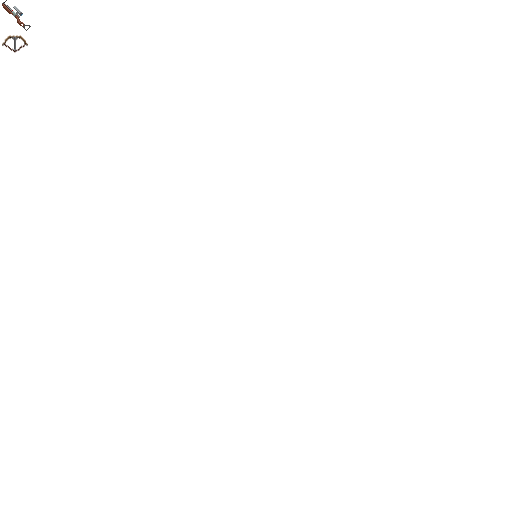
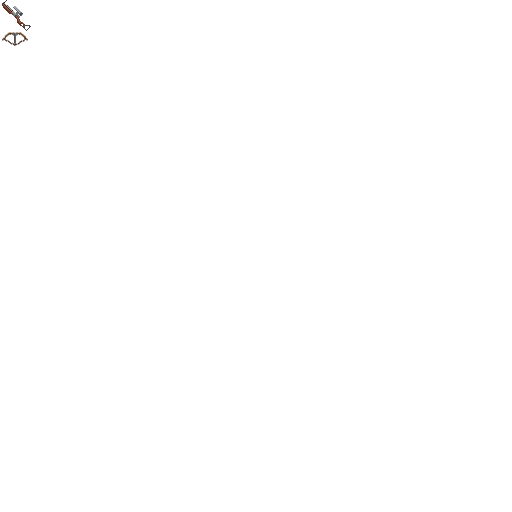
Comparing the layer stacks of the two 512x512 images. Changes:
painted on "图层 0" over [2, 31, 28, 54]
